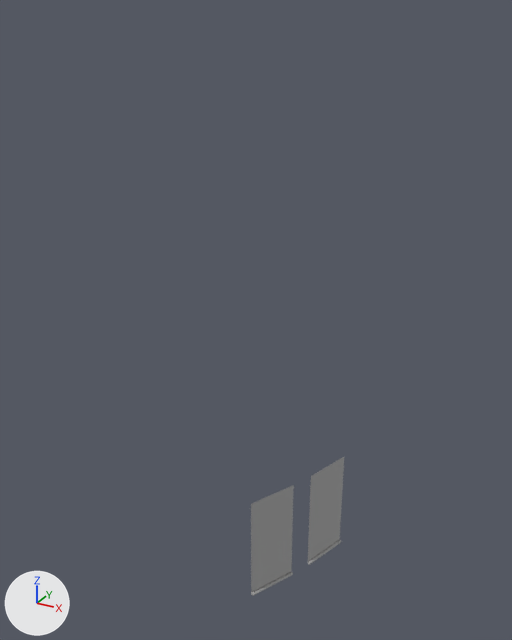
The FBX model Assets/Res/art/scenes/jg/mesh/prop/mt_prop_tishibei02.FBX: old version first, new version second.
The view is the same before and after, from a 50 mm lens placed at (27.1, -26.6, 23.0), pointed at (9.4, 5.5, 6.9). Every picture has the same lights, and +X, +Y and +Z are marked at lower left. Where no turn or scale is listed for an object, it has been applied to the vertices. Vertices at the same position are counted once.

In view in the first picture: 'mt_prop_tishibei02'.
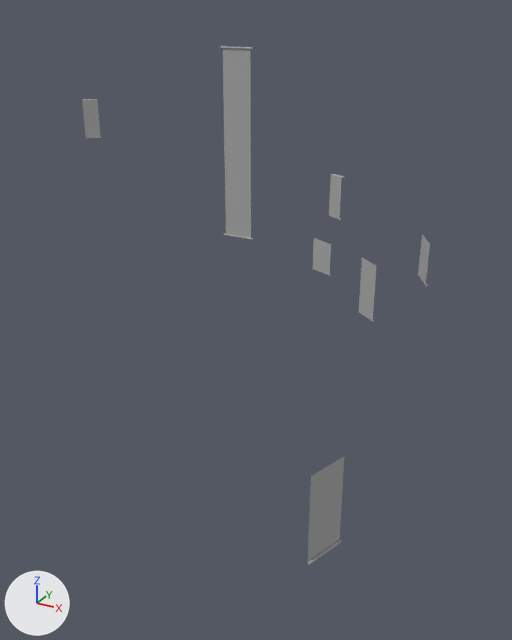
What the commit changed:
Material 'mt_prop_tishibei01_mat' (mat_mt_prop_tishibei01_mat) is new.
Its base color is (0.4, 0.4, 0.4) (grey #aaaaaa).
Its roughness is 0.896.
me_mesh is used by ob_mt_prop_tishibei02; location (0.0, 0.0, 0.0).
Verts and faces of me_mesh; kept vertices keep their numbers, new ones are numbered from 31.
me_mesh had 31 vertices, 22 faces and spanned x 17.61..19.41, y -9.74..-5.6, z 3.71..7.72.
me_mesh now has 127 vertices, 89 faces and spans x -11.72..19.41, y -7.35..19.87, z 3.71..20.51.
me_mesh part 1: a new loose piece, a 6-sided cylinder along x spanning x -1.3..1.3, y 19.73..19.87, z 20.35..20.51, in mat_mt_prop_tishibei01_mat (grey #aaaaaa).
me_mesh part 2: a new loose piece, a 6-sided cylinder along x spanning x -1.3..1.3, y 19.73..19.87, z 6.5..6.66, in mat_mt_prop_tishibei01_mat (grey #aaaaaa).
me_mesh part 3: a new loose piece of 15 vertices spanning x 16.94..17.94, y 9.26..10.88, z 9.23..11.64, in mat_mt_prop_tishibei01_mat (grey #aaaaaa).
me_mesh part 4: the loose piece of 15 vertices spanning x 17.61..18.51, y -9.74..-8.07, z 3.71..7.72 is deleted.
Part 5, on me_mesh:
31 vertices are added at x -11.72..12.94, y 15.38..18.9, z 3.8..16.64.
8 new vertices lie (0.0, 0.0, 0.06) away from vertices in x -11.6..9.37, y 16.25..18.21, z 9.75..13.75.
5 new vertices lie (0.94, 0.63, 0.0) away from vertices in x -11.72..-11.54, y 16.25..16.52, z 13.72..16.64.
26 new faces join them, mat_mt_prop_tishibei01_mat (grey #aaaaaa).
Part 6, on me_mesh:
New vertex 75 is at (1.14, 19.8, 20.43), pixel (250, 48).
New vertex 76 is at (-1.14, 19.8, 20.43), pixel (222, 47).
New vertex 77 is at (1.14, 19.8, 6.66), pixel (251, 237).
New vertex 78 is at (-1.14, 19.8, 6.66), pixel (225, 233).
New faces: (75, 76, 78, 77) (mat_mt_prop_tishibei01_mat (grey #aaaaaa)).
me_mesh now uses material mat_mt_prop_tishibei01_mat (grey #aaaaaa).

Pixel boxes [x1, y1, x2, y2] of what changed, in the pictures (512 x 640 px):
'mt_prop_tishibei02', reshaped (271% wider, 271% taller)
    before: [251, 457, 344, 596]
    after: [82, 46, 430, 565]
part 1 of me_mesh, added
    after: [220, 46, 253, 50]
part 2 of me_mesh, added
    after: [224, 233, 253, 240]
part 3 of me_mesh, added
    after: [418, 234, 430, 286]
part 4 of me_mesh, deleted
    before: [251, 485, 294, 596]
part 5 of me_mesh, added
    after: [82, 99, 377, 321]
part 6 of me_mesh, added
    after: [223, 49, 251, 238]
